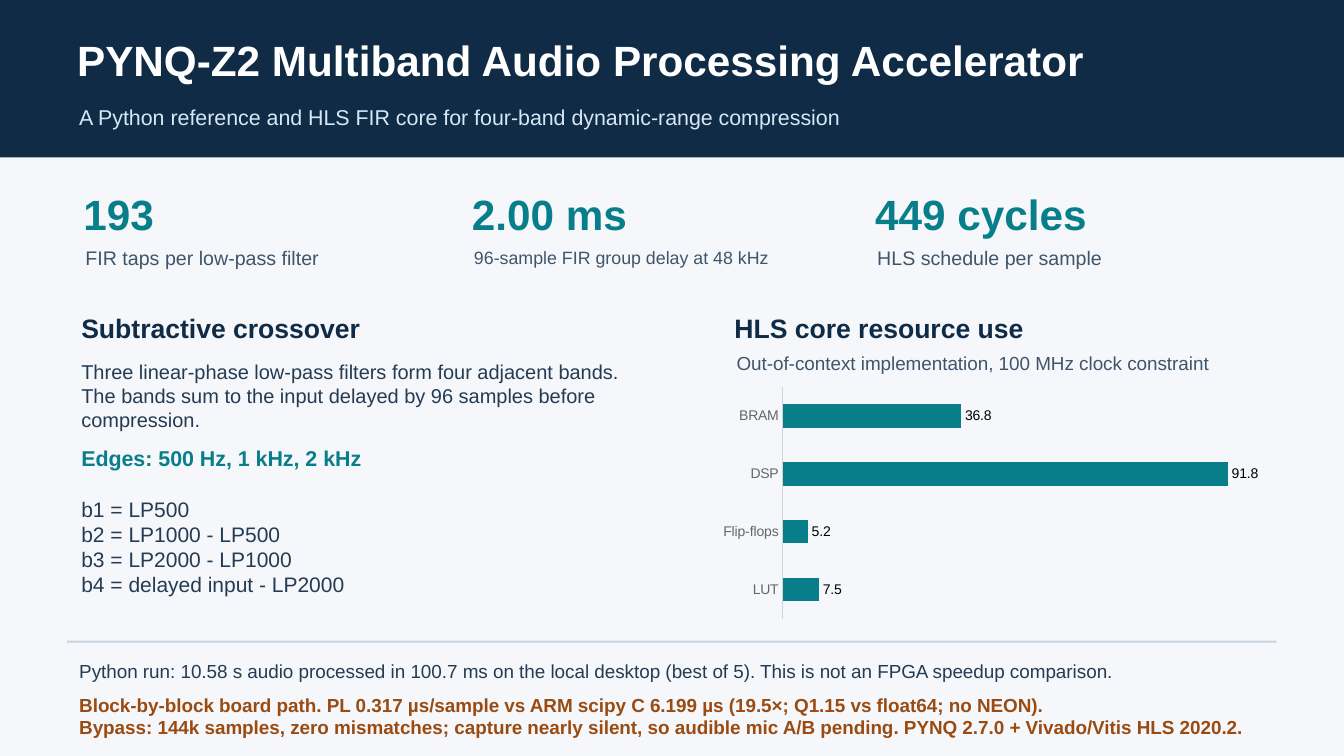
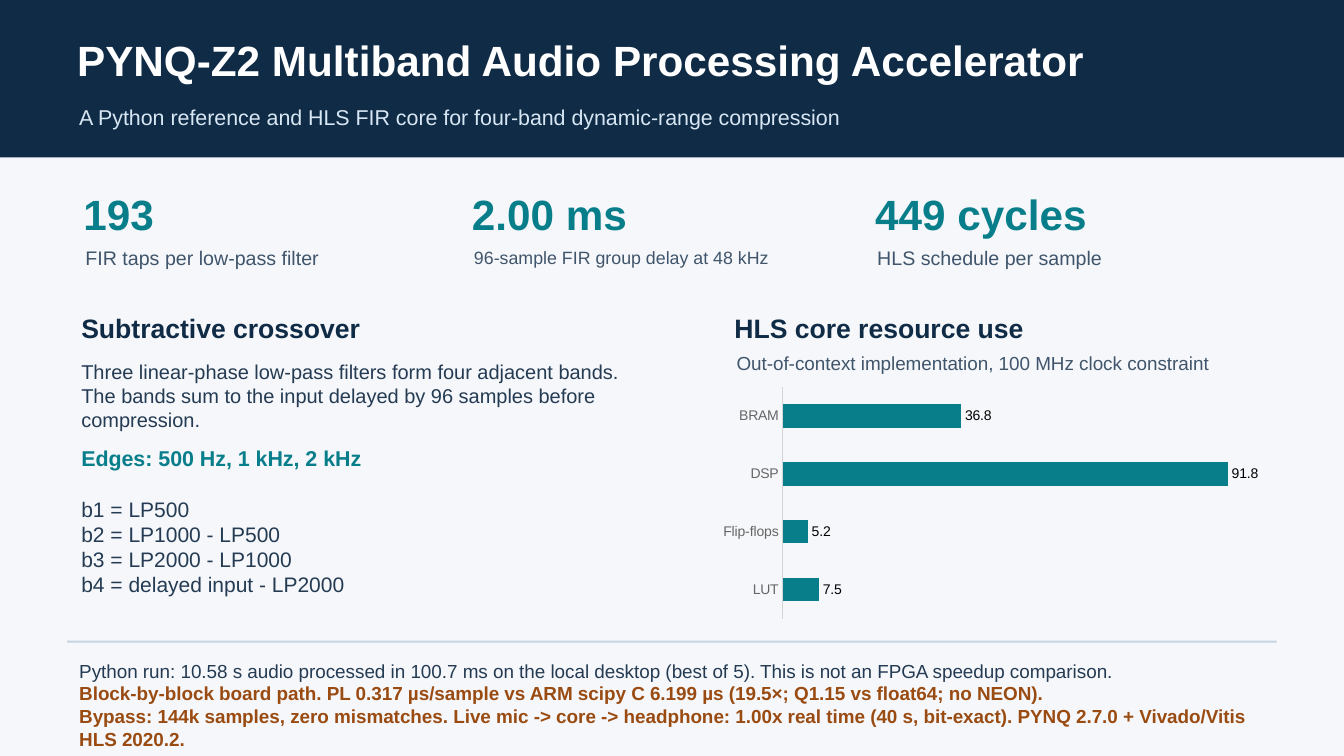
Before and after one commit to JR0425/pynq-multiband-audio-accel, a slide deck: slide 1 of report/poster_en/pynq_multiband_audio_poster_v2.pptx. Drawn at 1344x756 pixels with LibreOffice and Linux fonts; fonts in the diff are those of the drawing. Boxes give left, top, right and bottom in pixels: in the first picture for what was removed or moved away, otherwise in the second. Text is boxed around its words. In the diff, an @@ line names an element or a change of style, - is before the commit and + after.

```diff
--- a/report/poster_en/pynq_multiband_audio_poster_v2.pptx
+++ b/report/poster_en/pynq_multiband_audio_poster_v2.pptx
@@ text at [79,709,1245,747]: text changed @@
-Bypass: 144k samples, zero mismatches; capture nearly silent, so audible mic A/B pending. PYNQ 2.7.0 + Vivado/Vitis HLS 2020.2.
+Bypass: 144k samples, zero mismatches. Live mic -> core -> headphone: 1.00x real time (40 s, bit-exact). PYNQ 2.7.0 + Vivado/Vitis HLS 2020.2.
```
Also in this commit, not shown: 34 other files.
